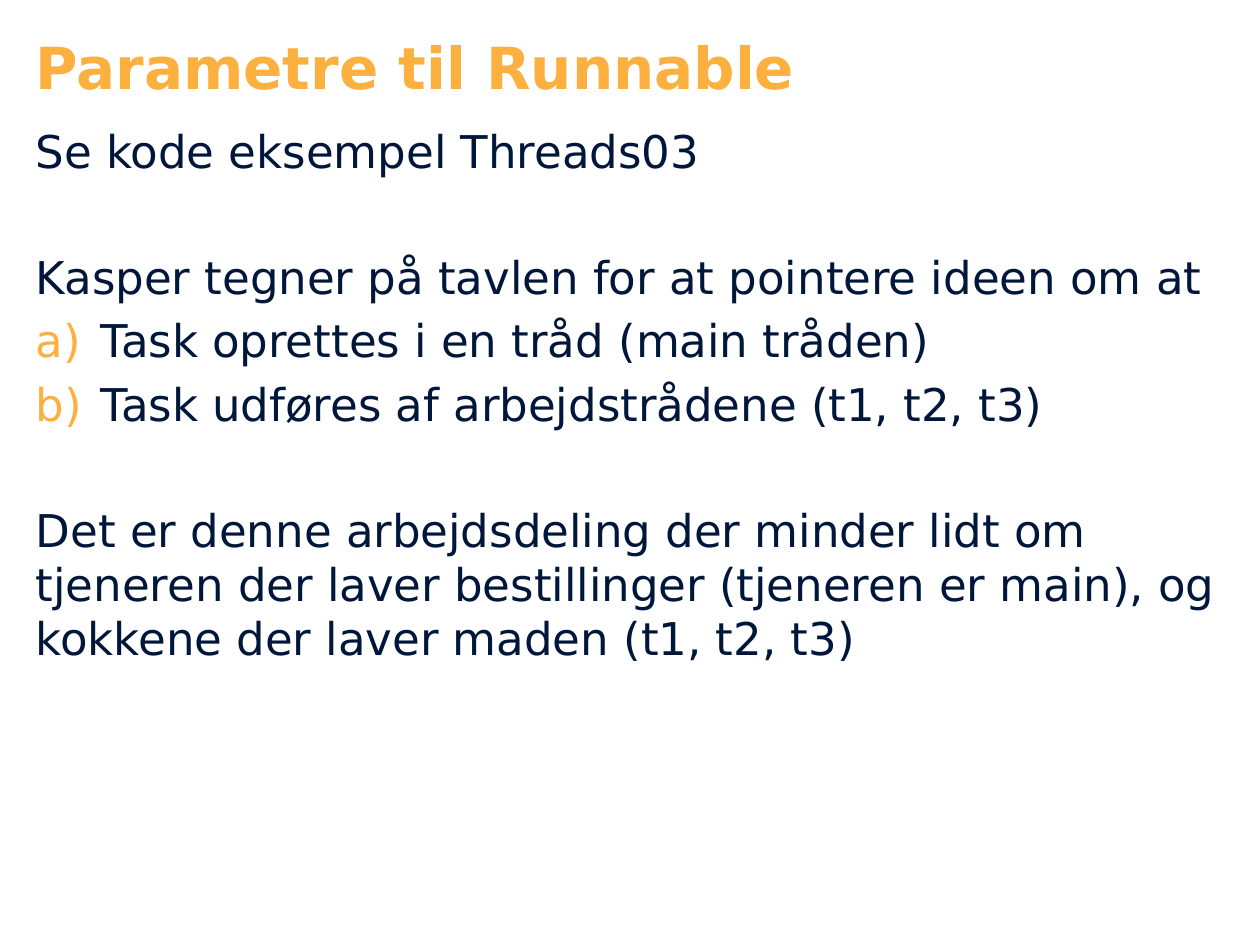
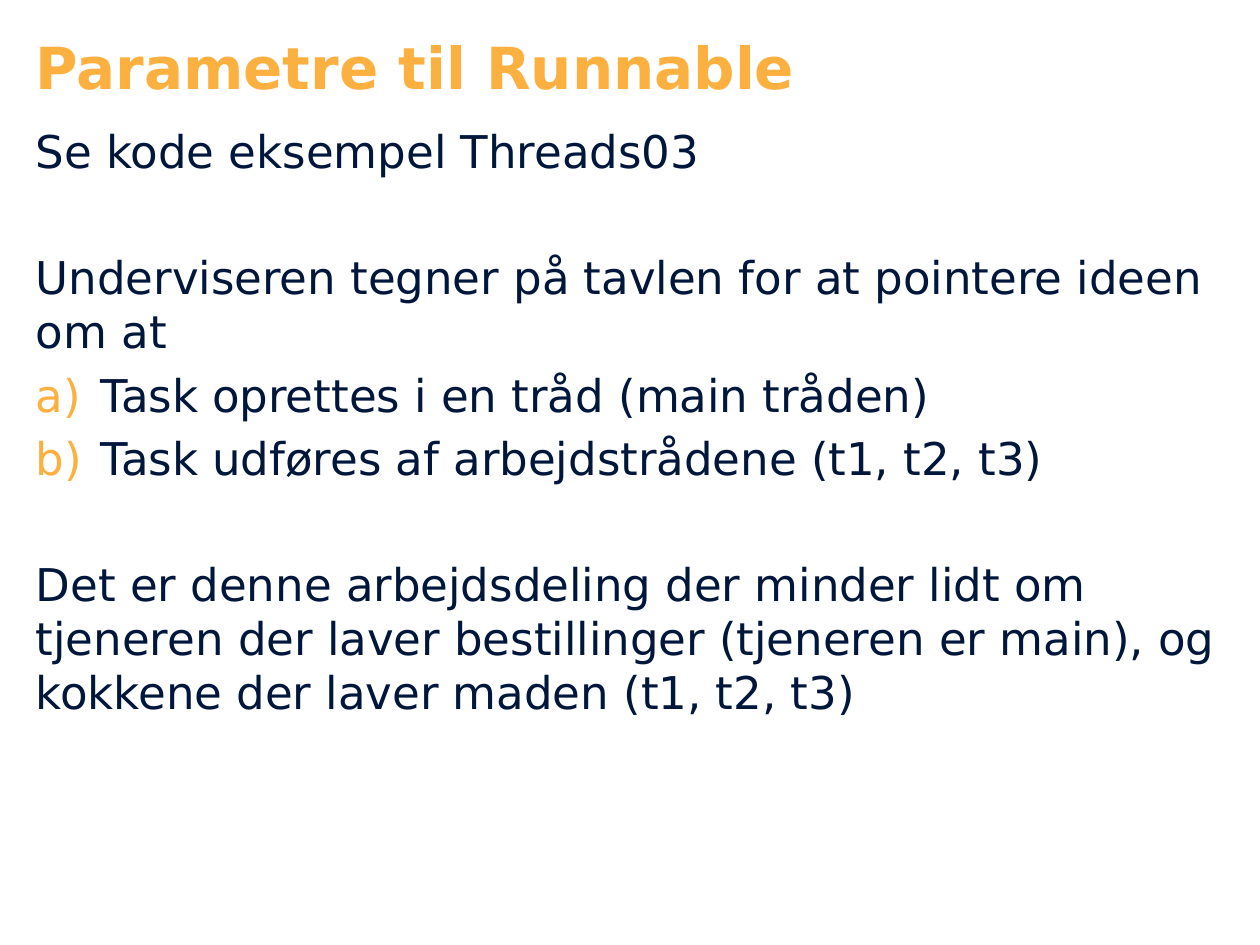
Before and after one commit to dat2Cph/content, a slide deck: slide 13 of threads/threads.pptx. Drawn at 1260x945 pixels with LibreOffice and Linux fonts; fonts in the diff are those of the drawing; background and template pictures are left out. Boxes give left, top, right and bottom in pixels: in the first picture for what was removed or moved away, otherwise in the second. Text is boxed around its words. In the diff, an @@ line names an element or a change of style, - is before the commit and + after.

```diff
--- a/threads/threads.pptx
+++ b/threads/threads.pptx
@@ text at (36, 258, 1202, 349): text changed @@
-Kasper tegner på tavlen for at pointere ideen om at
+Underviseren tegner på tavlen for at pointere ideen om at
```
Also in this commit, not shown: 3 other slides changed, 2 other files.
